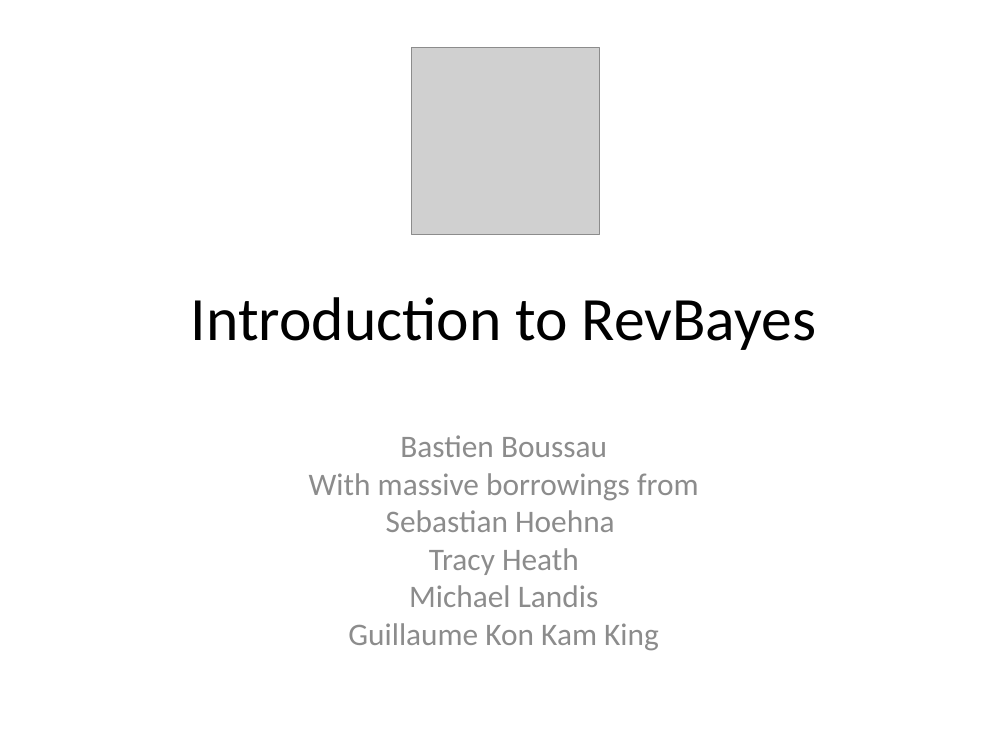
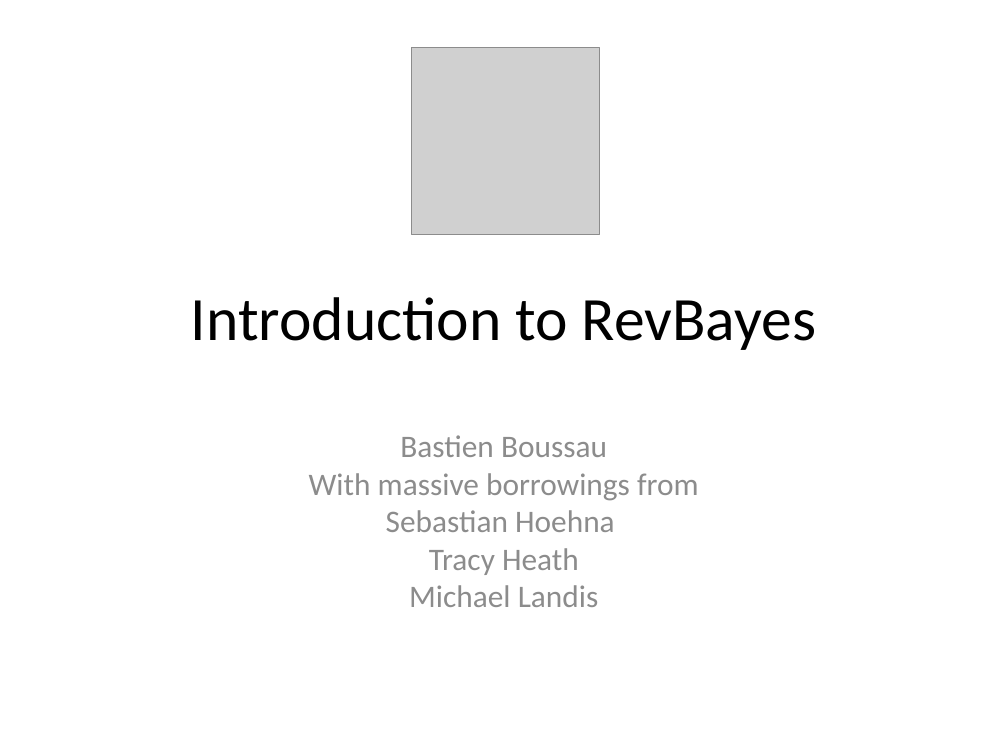
Before and after one commit to Boussau/boussau.github.io, a slide deck: slide 1 of COME_courses/Cambridge_2022/6_Bayesian_inference/RevBayesIntro.pptx. Drawn at 1008x756 pixels with LibreOffice and Linux fonts; fonts in the diff are those of the drawing; grey boxes stand for pictures. Boxes give left, top, right and bottom in pixels: in the first picture for what was removed or moved away, otherwise in the second. Text is boxed around its words. In the diff, an @@ line names an element or a change of style, - is before the commit and + after.

```diff
--- a/COME_courses/Cambridge_2022/6_Bayesian_inference/RevBayesIntro.pptx
+++ b/COME_courses/Cambridge_2022/6_Bayesian_inference/RevBayesIntro.pptx
@@ subtitle at box(348, 623, 659, 651): paragraph removed @@
-Guillaume Kon Kam King
```
Also in this commit, not shown: 3 other slides changed, 1 slide added, 1 other file.
